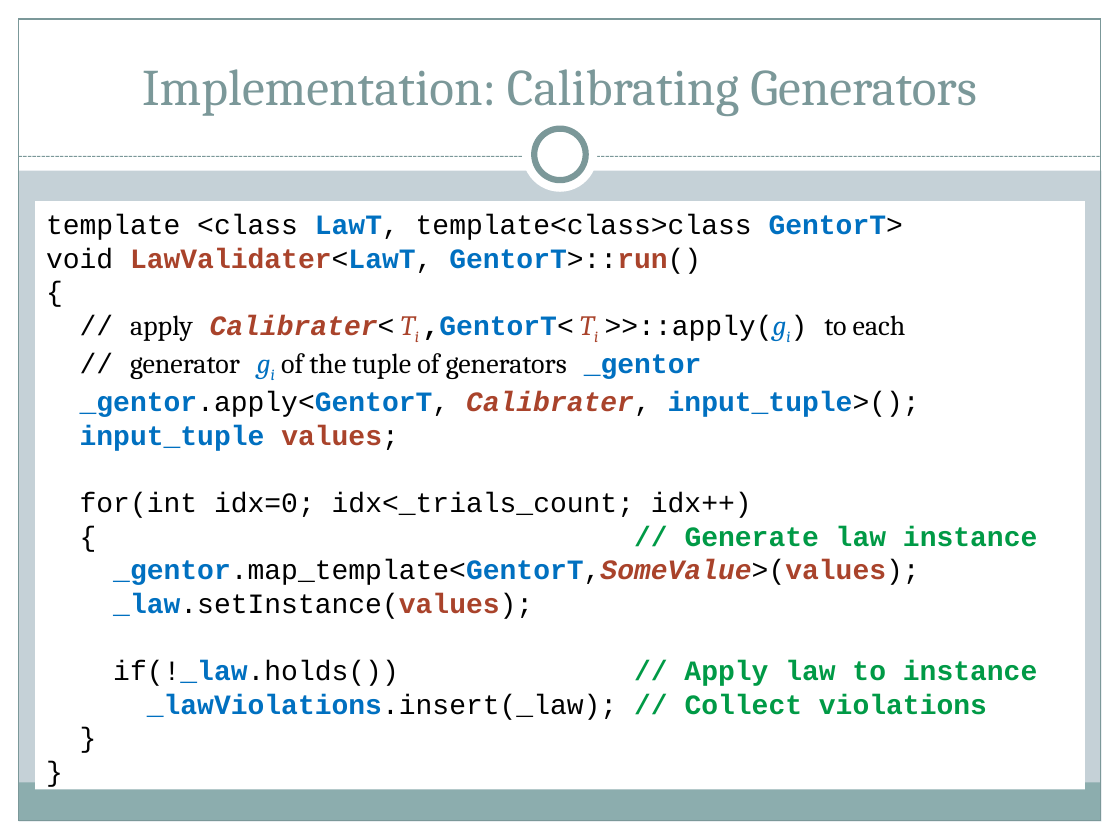
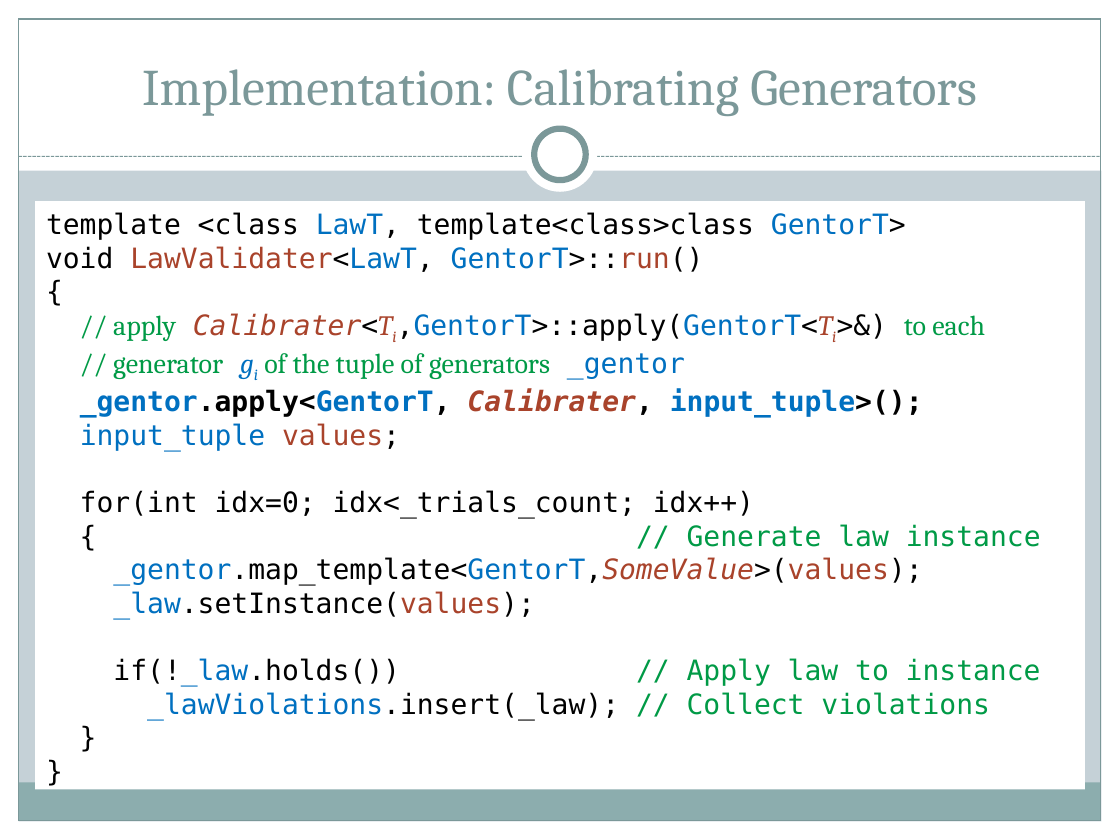
Before and after one commit to ryppl/boost-history, a slide deck: slide 24 of itl/libs/validate/doc/boostcon2010/BoostAlabaster.pptx (slide 22 before the commit). Drawn at 1120x840 pixels with LibreOffice and Linux fonts; fonts in the diff are those of the drawing. Boxes give left, top, right and bottom in pixels: in the first picture for what was removed or moved away, otherwise in the second. Text is boxed around its words. In the diff, an @@ line names an element or a change of style, - is before the commit and + after.

Commit message:
A few modifications in Validate for BoostCon. Added slides and pictures to the presentation.
SVN-Revision: 61673

```diff
--- a/itl/libs/validate/doc/boostcon2010/BoostAlabaster.pptx
+++ b/itl/libs/validate/doc/boostcon2010/BoostAlabaster.pptx
@@ text in rectangle at bbox=[46, 212, 1041, 720]: font Courier New to DejaVu Sans Mono in "template <class LawT, template<class>class GentorT>", "void LawValidater<LawT, GentorT>::run()", "{", "_gentor" and 10 more places; bold off in "LawT, GentorT>", "LawValidater<LawT, GentorT>::run()", "_gentor", "input_tuple values;" and 5 more places; font Courier New to Cambria in "//"; text colour #000000 to #009A46 in "// generator of the tuple of generators"; bold on in "_gentor.apply<GentorT, Calibrater, input_tuple>();" @@
@@ text in rectangle at bbox=[113, 313, 985, 341]: text changed; font Courier New to DejaVu Sans Mono @@
-// apply Calibrater< Ti ,GentorT< Ti >>::apply(gi) to each
+// apply Calibrater<Ti,GentorT>::apply(GentorT<Ti>&) to each
```
Also in this commit, not shown: 20 other slides changed, 17 slides added, 39 other files.
